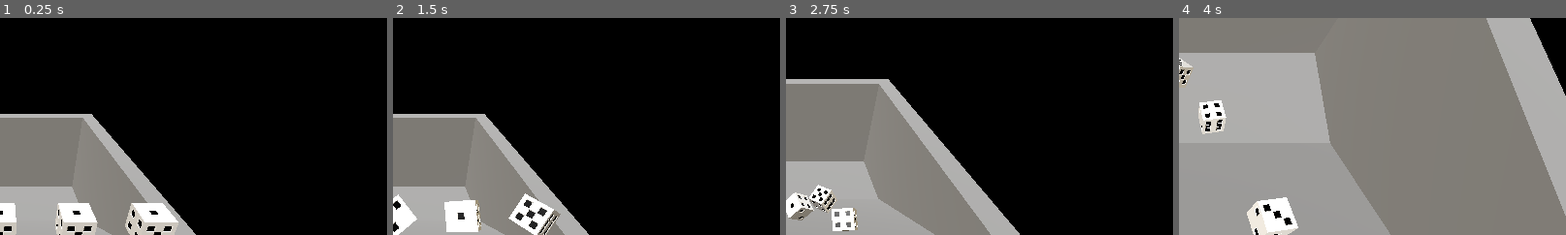
Above: before the commit, frames 1-4 (left to right).
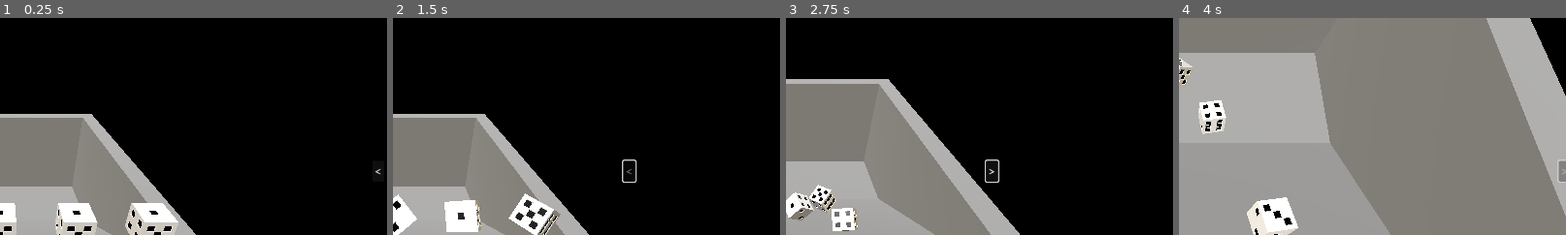
Above: after the commit, the same moments.

Repository: Inglo-Games/SigmaDiceGame
Game: Godot game, scene res://Scenes/Game.tscn
Same seed, same stepped clock (60 frames per second), same inputs: the game is played once before the commit and once after it.
Inputs (mouse positions are % of the whole screen's width and height, from its top left):
- Up to frame 1 (0.25 s): no input
- Up to frame 2 (1.5 s): click (99, 50) at 0.5 s, where only the run after the commit has a clickable "<"; move the mouse to (72, 45) at 1.27 s; tap Space (launch_dice) at 1.35 s; click (72, 45) at 1.42 s
- Up to frame 3 (2.75 s): move the mouse to (30, 55) at 2.02 s; click (30, 55) at 2.1 s
- Up to frame 4 (4 s): click (77, 50) at 2.75 s, where only the run after the commit has a clickable ">"; move the mouse to (60, 28) at 3.52 s; tap Space (launch_dice) at 3.6 s; click (60, 28) at 3.67 s
The pictures show only the part of the screen within x 50-100%, y 15-65%; the shares and areas given below are measured in that part.

The runs differ from the first frame. In frame 1, less than 0.1% of the frame differs, in the area x 96-99%, y 69-73%; in frame 2, 0.2%; in frame 3, 0.2%; in frame 4, 0.2%, in the area x 97-100%, y 65-76%.

Commit message:
Add scoreboard UI panel

Diff:
--- a/game/Scenes/Game.tscn
+++ b/game/Scenes/Game.tscn
@@ -1,8 +1,9 @@
-[gd_scene load_steps=8 format=3 uid="uid://ht7atlg3hyeo"]
+[gd_scene load_steps=9 format=3 uid="uid://ht7atlg3hyeo"]
 
 [ext_resource type="PackedScene" uid="uid://dl3po7st13ed5" path="res://Scenes/DiceBox.tscn" id="1_mcfib"]
 [ext_resource type="Script" path="res://Scenes/Game.gd" id="1_mht0p"]
 [ext_resource type="PackedScene" uid="uid://bnuyb0p8l4syw" path="res://Scenes/Die.tscn" id="2_a2hh2"]
+[ext_resource type="PackedScene" uid="uid://dj0uen5t451qt" path="res://Scenes/UI/ScoreboardPanel.tscn" id="4_56du8"]
 
 [sub_resource type="ProceduralSkyMaterial" id="ProceduralSkyMaterial_ly2ab"]
 sky_top_color = Color(0.854902, 0.854902, 0.854902, 1)
@@ -74,4 +75,10 @@
 disabled = true
 text = "End Round"
 
+[node name="ScoreboardPanel" parent="." instance=ExtResource("4_56du8")]
+anchors_preset = 11
+anchor_left = 1.0
+offset_left = -22.0
+grow_horizontal = 0
+
 [connection signal="pressed" from="ButtonContainer/EndRoundButton" to="." method="_on_pressed_end_round_button"]
--- /dev/null
+++ b/game/Scenes/UI/ScoreboardPanel.gd
@@ -0,0 +1,48 @@
+extends HBoxContainer
+
+# X coordinate for where panel should sit when "in view", relative to start pos
+const SLIDE_TARGET_X := 256.0
+
+# Track whether panel is currently in the player's viewport
+var is_in_view := false
+
+
+# Triggered by ExpanderButton; slide panel into or out of view depending on
+# current position
+func _on_expander_button_pressed():
+	$ExpanderButton.disabled = true
+	if is_in_view:
+		_slide_panel_out_view()
+	else:
+		_slide_panel_into_view()
+
+
+# Slide the panel left into the player's viewport
+func _slide_panel_into_view():
+	# Determine new position for panel
+	var target_pos = Vector2(position.x - SLIDE_TARGET_X, position.y)
+
+	# Use a tween to slide panel
+	var tween = get_tree().create_tween()
+	tween.tween_property(self, "position", target_pos, 1.5).set_trans(Tween.TRANS_SPRING)
+	tween.play()
+	await tween.finished
+
+	# After tween is finished, update button and is_in_view value
+	is_in_view = true
+	$ExpanderButton.text = ">"
+	$ExpanderButton.disabled = false
+
+
+# Slide the panel right out of the player's viewport
+func _slide_panel_out_view():
+	var target_pos = Vector2(position.x + SLIDE_TARGET_X, position.y)
+
+	var tween = get_tree().create_tween()
+	tween.tween_property(self, "position", target_pos, 1.5).set_trans(Tween.TRANS_SPRING)
+	tween.play()
+	await tween.finished
+
+	is_in_view = false
+	$ExpanderButton.text = "<"
+	$ExpanderButton.disabled = false
--- /dev/null
+++ b/game/Scenes/UI/ScoreboardPanel.tscn
@@ -0,0 +1,22 @@
+[gd_scene load_steps=2 format=3 uid="uid://dj0uen5t451qt"]
+
+[ext_resource type="Script" path="res://Scenes/UI/ScoreboardPanel.gd" id="1_b3tc4"]
+
+[node name="ScoreboardPanel" type="HBoxContainer"]
+anchors_preset = 15
+anchor_right = 1.0
+anchor_bottom = 1.0
+grow_horizontal = 2
+grow_vertical = 2
+script = ExtResource("1_b3tc4")
+
+[node name="ExpanderButton" type="Button" parent="."]
+layout_mode = 2
+size_flags_vertical = 4
+text = "<"
+
+[node name="PanelContainer" type="PanelContainer" parent="."]
+layout_mode = 2
+size_flags_horizontal = 3
+
+[connection signal="pressed" from="ExpanderButton" to="." method="_on_expander_button_pressed"]
